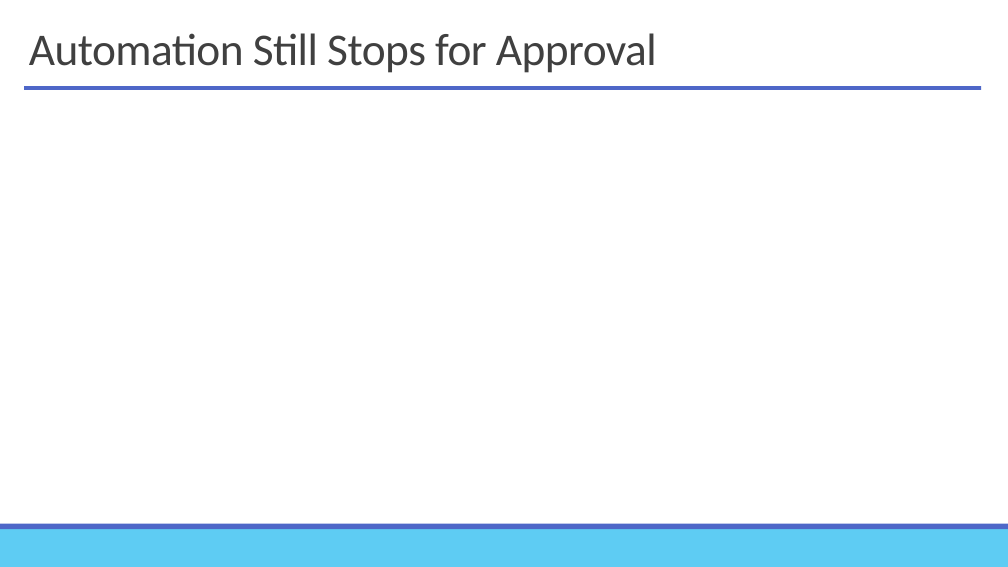
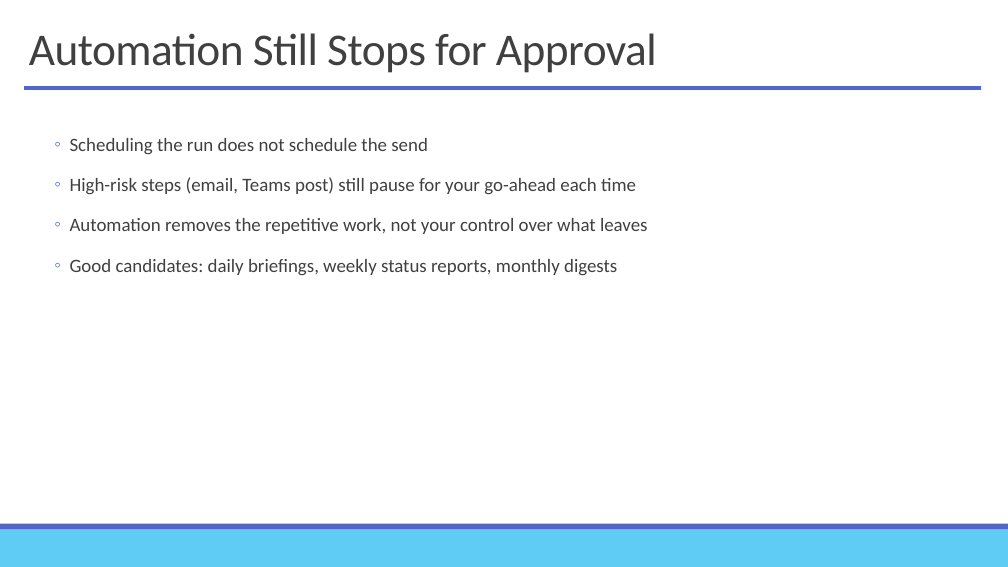
Before and after one commit to alexander-kastil/copilot-studio-agents, a slide deck: slide 16 of assets/pptx/02-Microsoft 365 Copilot Cowork.pptx. Drawn at 1008x567 pixels with LibreOffice and Linux fonts; fonts in the diff are those of the drawing; background and template pictures are left out. Boxes give left, top, right and bottom in pixels: in the first picture for what was removed or moved away, otherwise in the second. Text is boxed around its words. In the diff, an @@ line names an element or a change of style, - is before the commit and + after.

```diff
--- a/assets/pptx/02-Microsoft 365 Copilot Cowork.pptx
+++ b/assets/pptx/02-Microsoft 365 Copilot Cowork.pptx
@@ text added at bbox=[70, 138, 648, 276], 18 pt, text #404040 @@
+  ◦ Scheduling the run does not schedule the send
+  ◦ High-risk steps (email, Teams post) still pause for your go-ahead each time
+  ◦ Automation removes the repetitive work, not your control over what leaves
+  ◦ Good candidates: daily briefings, weekly status reports, monthly digests
```
Also in this commit, not shown: 12 other slides changed, 1 other file.
